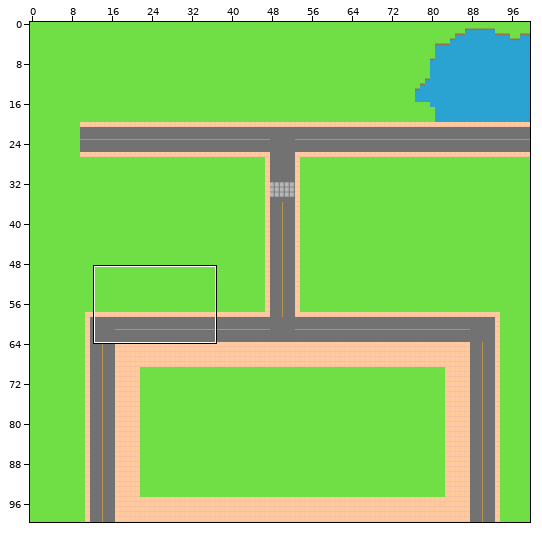
Tiled map -- Maps/city.tmx. Above, an overview of the earlier version with the close-up marked.
Close-up. Old version:
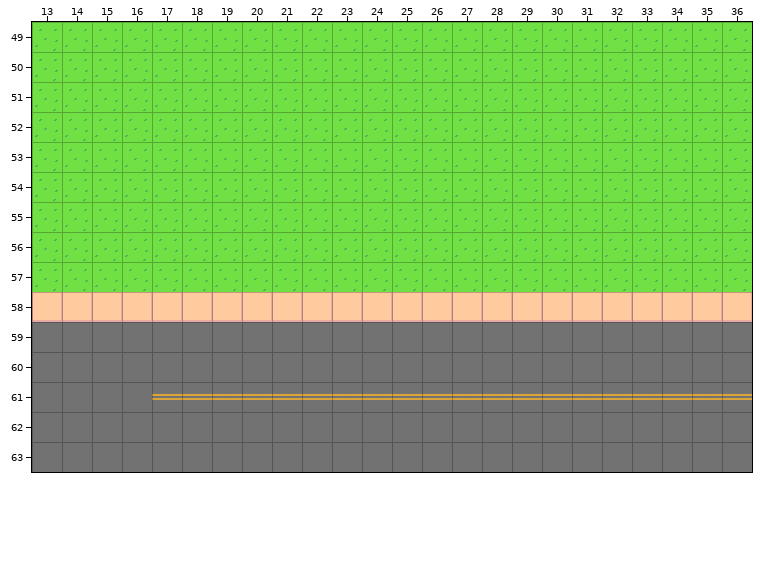
Cells are 30x30 px. Shown: x 13..36, y 49..63. The commit also changed other parts of the map, which this record leaves out.
After the commit:
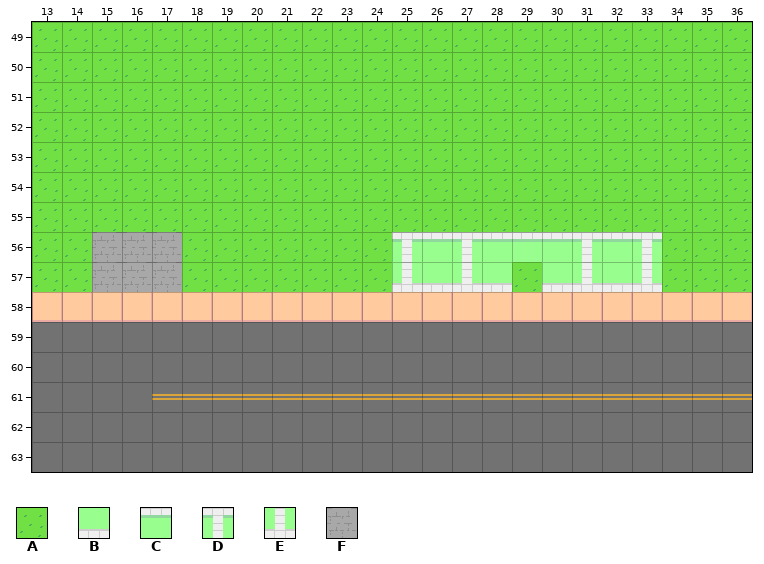
Key: from "City": A 0, B 3, C 4, D 8, E 9, F 17.
_ is an empty cell.
Tiles replaced or removed in this view: A.
Change:
Changed rows in their new state; . is an unchanged cell.
Layer "Camada de Tiles 1":
first column x 15:
56 FFF.......DCDCCCDCD
57 FFF.......EBEB.BEBE
